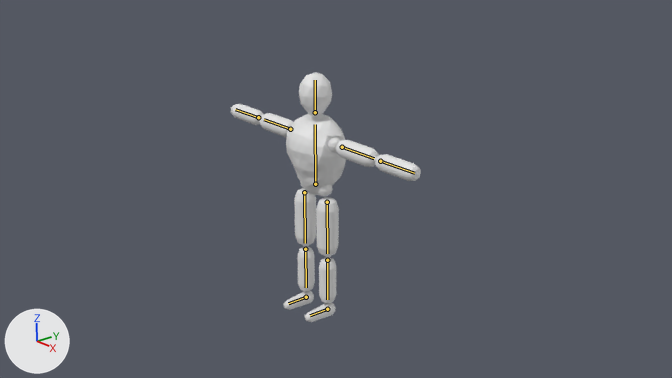
One commit to the Blender file 2021 - Reclamation/Player.blend: the scene before it, then after it.
Rendered twice from the file's camera 'Camera'. The axes (+X, +Y, +Z) are drawn at lower left. The lights are the same throughout. The bones that bend it are drawn over the model as lines.

Objects in the first picture: 'Body'.
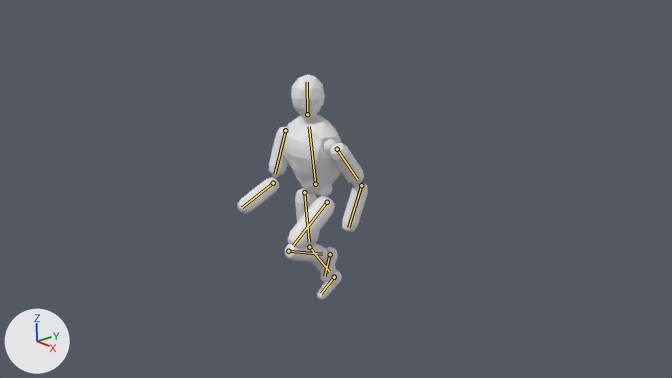
The newer file adds an action. The first version stands in its rest pose; the second is drawn at frame 1 of the action 'Run - Player'.

Location of each change, [x1, y1, x2, y2] in pixels of the pictures (672 x 378 px):
'Body', posed (31% narrower, 10% shorter): before [231, 72, 421, 322]; after [238, 74, 368, 300]
bone 'Spine', root to tip: before (315, 184) to (315, 124); after (315, 184) to (309, 126)
bone 'Head', root to tip: before (315, 112) to (315, 80); after (307, 114) to (307, 82)
bone 'L - Upper Arm', root to tip: before (342, 147) to (374, 158); after (337, 149) to (357, 179)
bone 'L - Forearm', root to tip: before (380, 161) to (414, 173); after (361, 185) to (348, 227)
bone 'R - Upper Arm', root to tip: before (290, 129) to (264, 119); after (285, 130) to (275, 173)
bone 'R - Forearm', root to tip: before (258, 117) to (235, 109); after (273, 183) to (242, 207)
bone 'L - Thigh', root to tip: before (327, 202) to (327, 253); after (327, 202) to (293, 245)
bone 'L - Shin', root to tip: before (327, 260) to (327, 299); after (288, 251) to (322, 254)
bone 'R - Thigh', root to tip: before (304, 192) to (305, 243); after (304, 192) to (309, 241)
bone 'R - Shin', root to tip: before (305, 249) to (306, 287); after (309, 247) to (329, 271)

The edits, one by one:
Bone 'Spine' (bone_spine) turns from (0, 0, 0) to (7, 0, 0) degrees about its own x, y and z.
Bone 'Head' (bone_head) turns from (0, 0, 0) to (-7, 0, 0) degrees about its own x, y and z.
Bone 'L - Upper Arm' (bone_l___upper_arm) turns from (0, 0, 0) to (-28, 0, -90) degrees about its own x, y and z.
Bone 'L - Forearm' (bone_l___forearm) turns from (0, 0, 0) to (58, 0, 0) degrees about its own x, y and z.
Bone 'R - Upper Arm' (bone_r___upper_arm) turns from (0, 0, 0) to (25, 0, 90) degrees about its own x, y and z.
Bone 'R - Forearm' (bone_r___forearm) turns from (0, 0, 0) to (48, 0, 0) degrees about its own x, y and z.
Bone 'L - Thigh' (bone_l___thigh) turns from (0, 0, 0) to (-51, 0, 0) degrees about its own x, y and z.
Bone 'L - Shin' (bone_l___shin) turns from (0, 0, 0) to (122, 0, 0) degrees about its own x, y and z.
Bone 'R - Thigh' (bone_r___thigh) turns from (0, 0, 0) to (5, 0, 0) degrees about its own x, y and z.
Bone 'R - Shin' (bone_r___shin) turns from (0, 0, 0) to (31, 0, 0) degrees about its own x, y and z.
